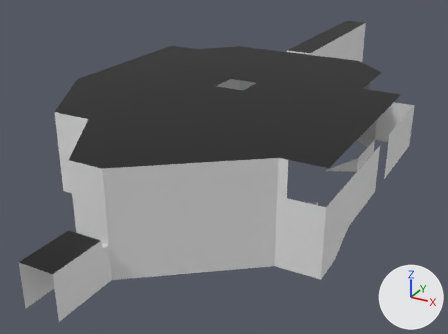
An edit to the Blender file Voronomir/Assets/Modelos/Mundos/M1E1/M1E1.blend, drawn before and after from the same camera.
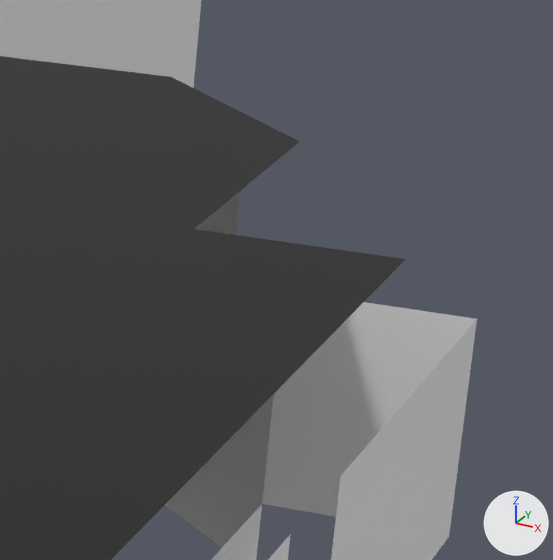
There are two pictures of each version: one whole from a 50 mm lens placed at (36.6, -69.9, 34.8), pointed at (-2.6, 1.4, -0.9), one close up on the part from 73% to 96% of the width and 14% to 45% of the height. The lights are fixed; the arrows at lower right show +X, +Y and +Z. The same objects are shown in both versions, whatever each file hides.

The first close-up shows 'Sala1', 'TechoSala1'.
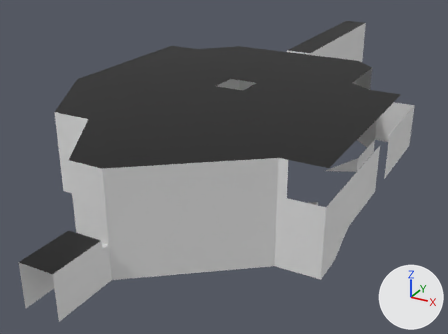
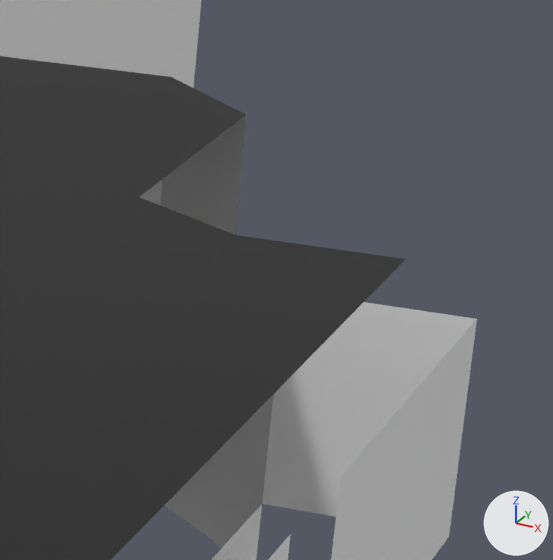
Commit message: correccion techo

What the commit changed:
me_techosala1 has 30 vertices, 14 faces and spans x -20.0..20.0, y -37.5..50.0, z 5.0..12.0.
me_techosala1 is used by ob_techosala1; location (0.0, 0.0, 0.0).
Verts and faces of me_techosala1; kept vertices keep their numbers, new ones are numbered from 30.
Before the commit, vertices of me_techosala1: 18 (15.0, 15.0, 12.0) at pixel (299, 141), 26 (2.0, 2.0, 12.0), 28 (15.0, 6.0, 12.0) at pixel (193, 229).
Part 1, on me_techosala1:
Faces deleted: (18, 28, 26).
Vertex 18 moves to (13.0, 17.0, 12.0), pixel (246, 114).
Vertex 28 moves to (16.0, 6.0, 12.0), pixel (235, 234).
New vertex 30 is at (13.0, 8.0, 12.0), pixel (138, 197).
New faces: (26, 30, 28), (18, 30, 26).

Pixel boxes [x1, y1, x2, y2] of what changed, in the close-ups (553 x 560 px):
part 1 of me_techosala1, built on
    both: [138, 113, 353, 381]
